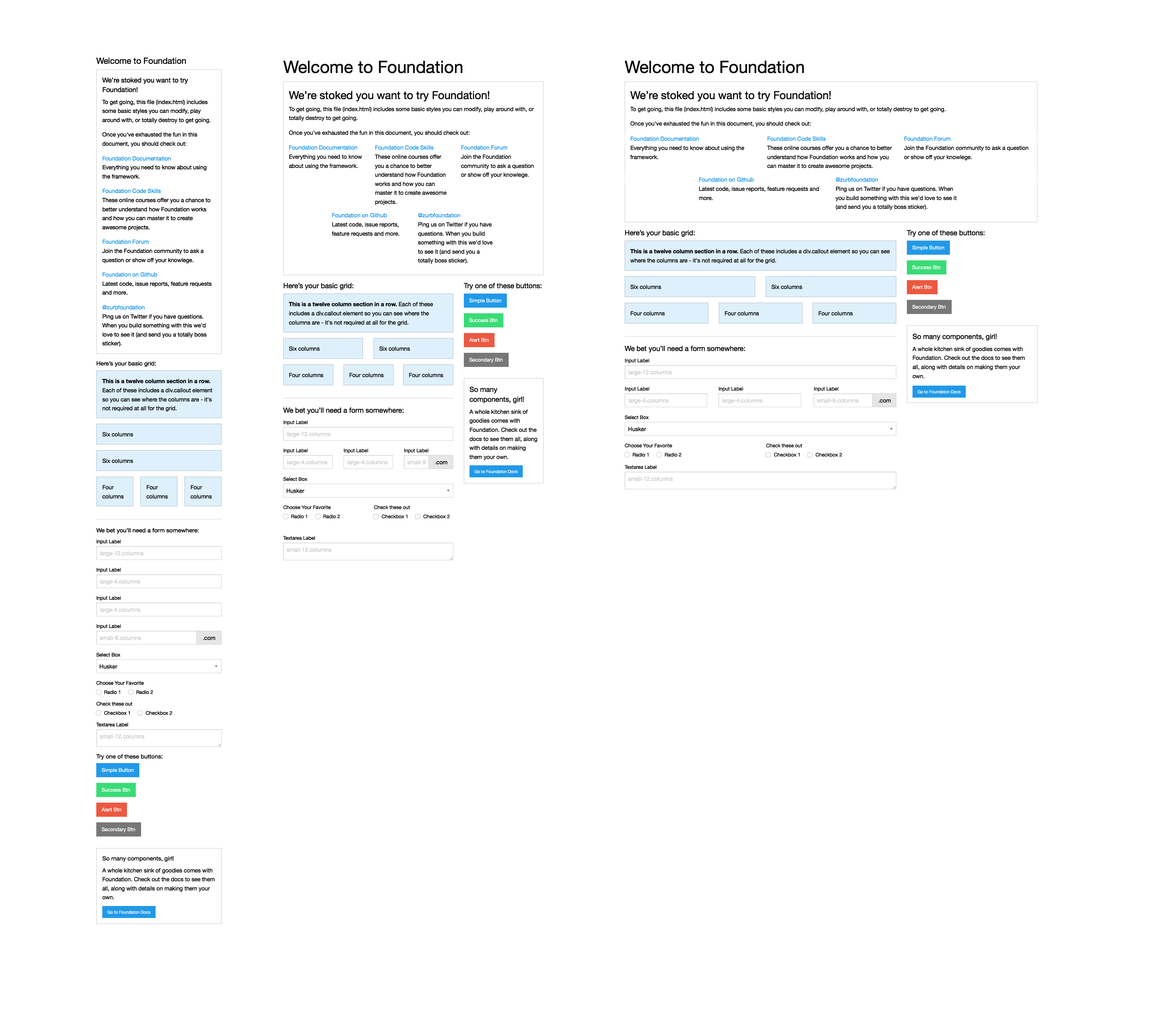
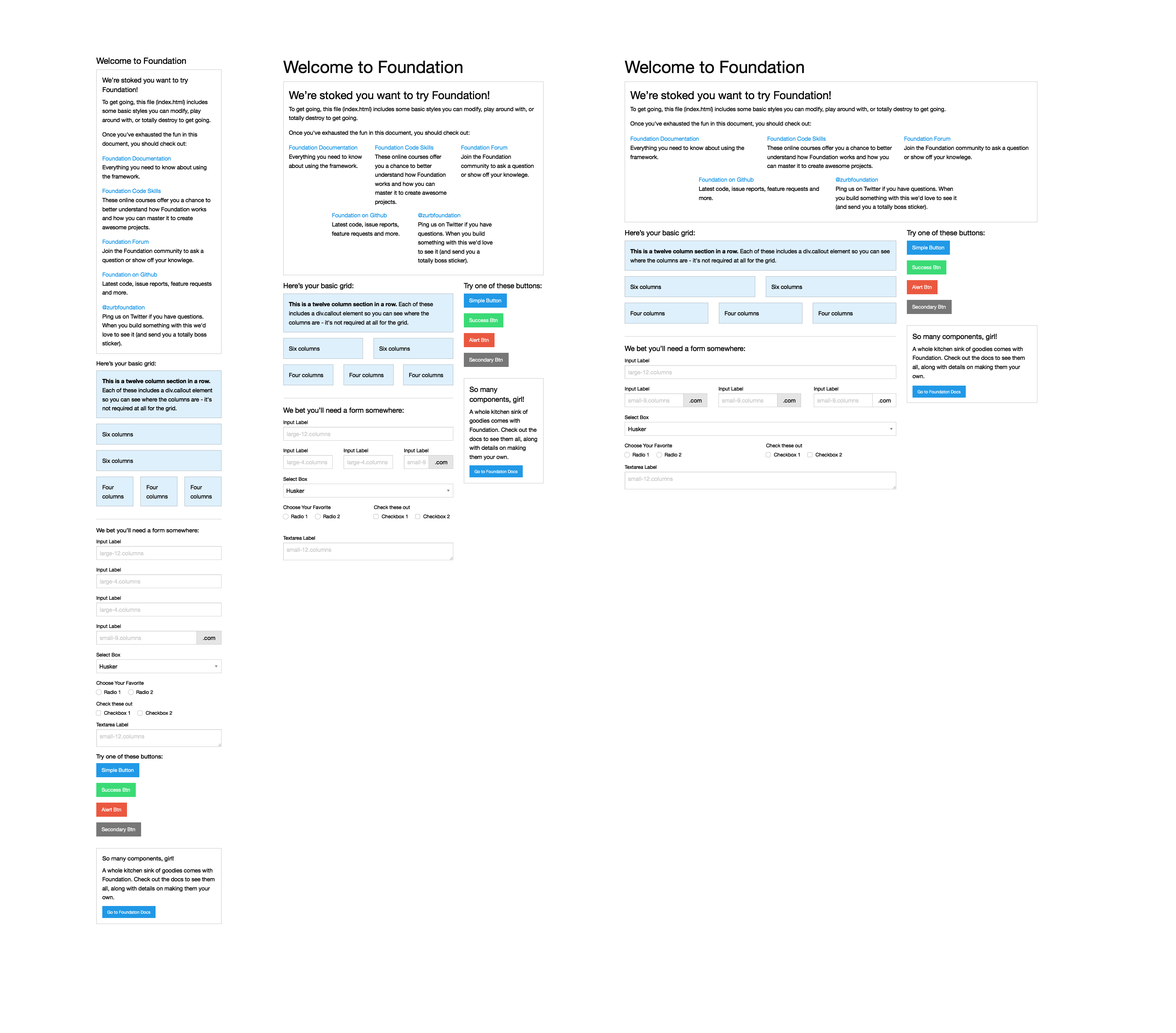
Layers edited between the first and the second 1176 x 1033 image:
painted on "#intro" (1st of 3, in "large") over [624, 133, 1038, 184]
painted on "#basic-grid-and-form" (1st of 2, in "large") over [625, 284, 897, 407]
removed layer "black" (3rd of 3, in "small") from group "small" over [102, 77, 189, 81]
painted on "#intro" (3rd of 3, in "small") over [102, 77, 212, 347]
painted on "#basic-form-and-grid" over [96, 361, 213, 727]
painted on "aside" (3rd of 3, in "small") over [96, 754, 163, 761]
